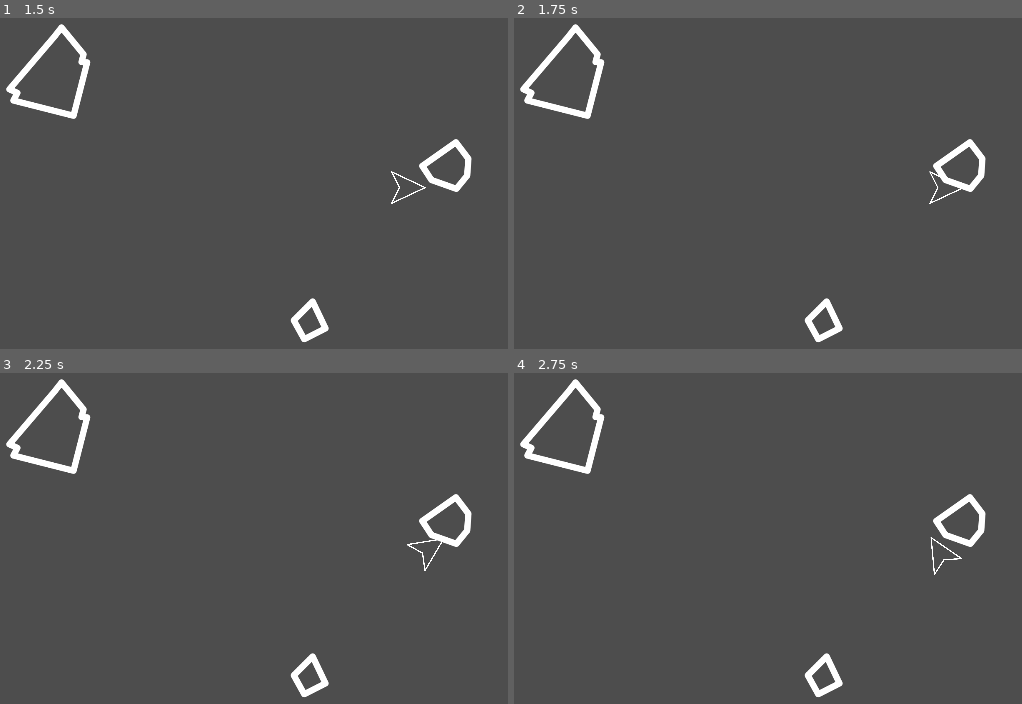
Above: before the commit, frames 1-4 (two rows, left to right).
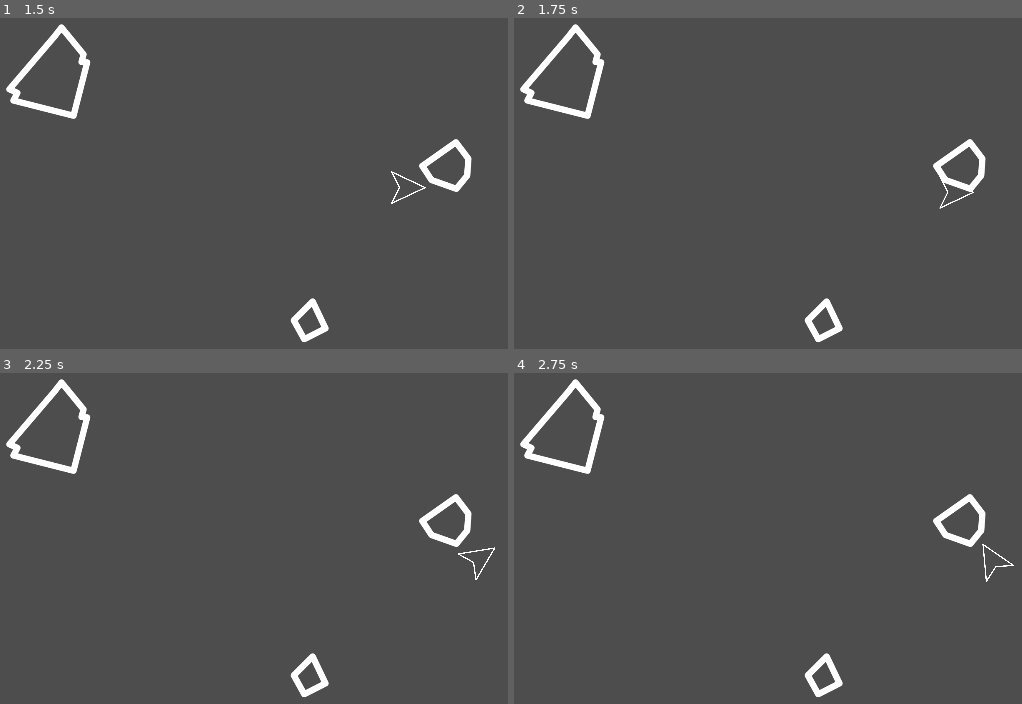
Above: after the commit, the same moments.

Repository: vonbergenashtons/godot-projects
Game: Godot game, scene res://spacefield.tscn
Two runs of this game, one before a commit and one after it. Both use one fixed random seed, a clock stepped at 60 frames per second and the inputs below. Before the commit the project has no main scene; this scene is started directly in both runs.
Inputs:
- Up to frame 1 (1.5 s): tap Enter at 0.5 s; hold W (Fly Forward) from 0.53 s (still down)
- Up to frame 2 (1.75 s): keep holding W (Fly Forward)
- Up to frame 3 (2.25 s): release W (Fly Forward) at 2.03 s; hold A (Rotate Left) from 2.03 s (still down)
- Up to frame 4 (2.75 s): keep holding A (Rotate Left)

Frame 1 is identical in both runs. In frame 2, 0.1% of the frame differs, in the area x 81-91%, y 46-58%; in frame 3, 0.2%; in frame 4, 0.2%, in the area x 81-99%, y 49-64%.

Commit message:
Removed move_and_collide() and replaced with move_and_slide()

Diff:
--- a/astroids-challenge/project.godot
+++ b/astroids-challenge/project.godot
@@ -11,6 +11,7 @@
 [application]
 
 config/name="Astroids Challenge"
+run/main_scene="res://spacefield.tscn"
 config/features=PackedStringArray("4.3", "Forward Plus")
 config/icon="res://icon.svg"
 
--- a/astroids-challenge/ship/spaceship.gd
+++ b/astroids-challenge/ship/spaceship.gd
@@ -14,6 +14,4 @@
 func _physics_process(delta):
 	get_input()
 	rotation += rotation_direction * rotation_speed * delta
-	var collision = move_and_collide(velocity * delta)
-	if collision:
-		print("Ship collided with ", collision.get_collider().name)
+	move_and_slide()
